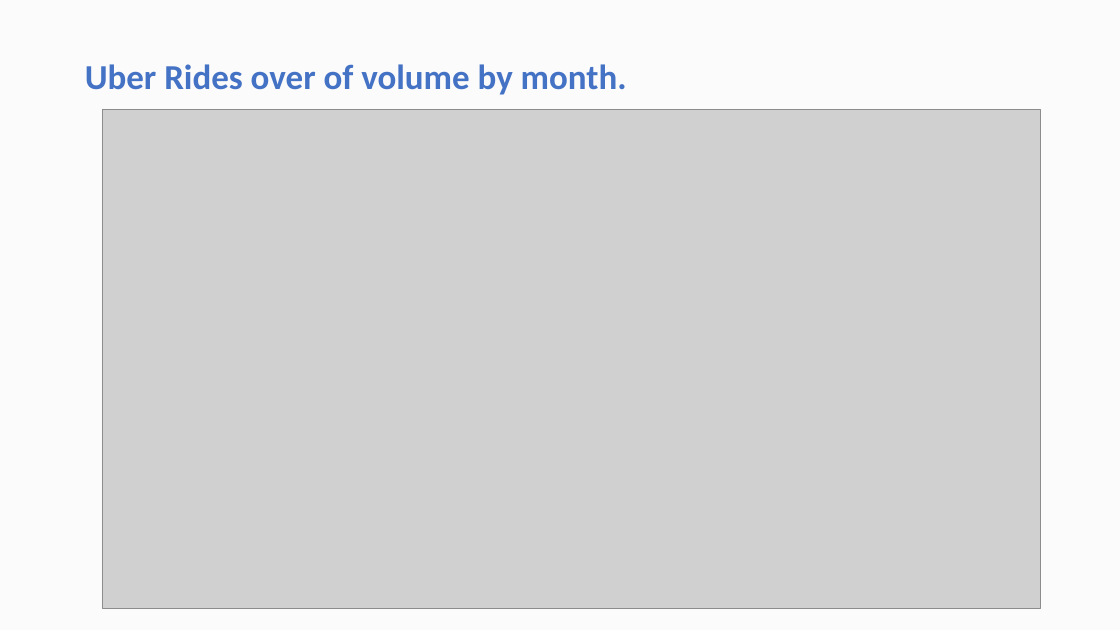
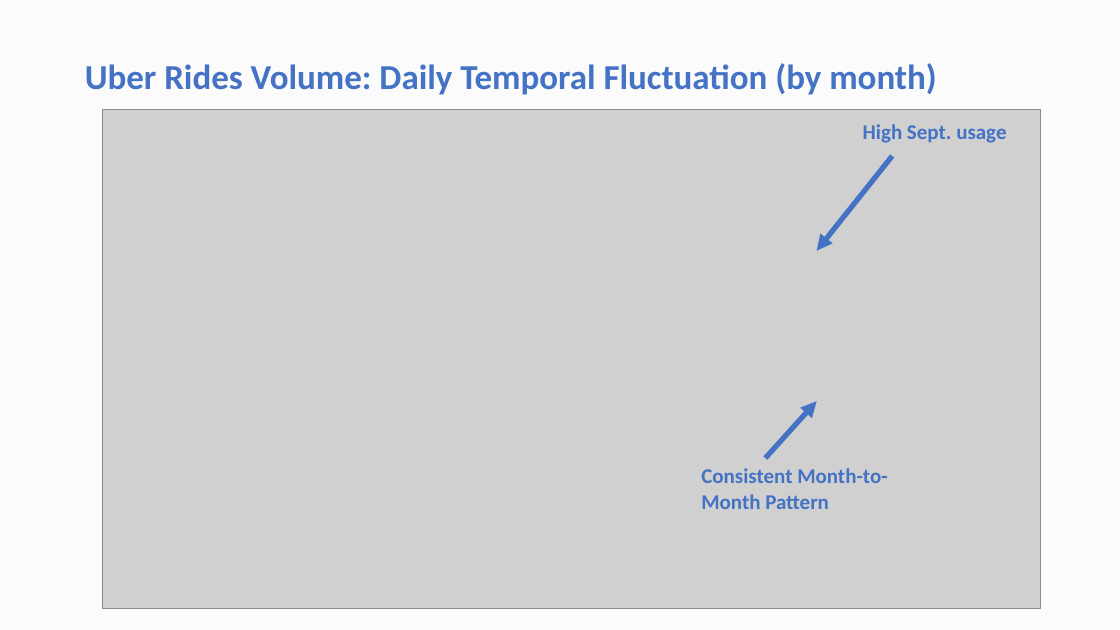
Before and after one commit to ContextLab/storytelling-with-data, a slide deck: slide 18 of data-stories/uber-nyc/UBER Presentation.pptx. Drawn at 1120x630 pixels with LibreOffice and Linux fonts; fonts in the diff are those of the drawing; grey boxes stand for pictures. Boxes give left, top, right and bottom in pixels: in the first picture for what was removed or moved away, otherwise in the second. Text is boxed around its words. In the diff, an @@ line names an element or a change of style, - is before the commit and + after.

```diff
--- a/data-stories/uber-nyc/UBER Presentation.pptx
+++ b/data-stories/uber-nyc/UBER Presentation.pptx
@@ title at (85, 63, 936, 95): text changed @@
-Uber Rides over of volume by month.
+Uber Rides Volume: Daily Temporal Fluctuation (by month)
@@ text added at (863, 124, 1006, 143), 18 pt, text #4472C4, bold @@
+High Sept. usage
@@ arrow added from (892, 156) to (817, 251), #4472C4 4.5 pt @@
@@ arrow added from (765, 458) to (817, 402), #4472C4 4.5 pt @@
@@ text added at (701, 468, 887, 509), 18 pt, text #4472C4, bold @@
+Consistent Month-to-Month Pattern
```
Also in this commit, not shown: 3 other slides changed, 2 slides added, 1 slide removed, 2 other files.
